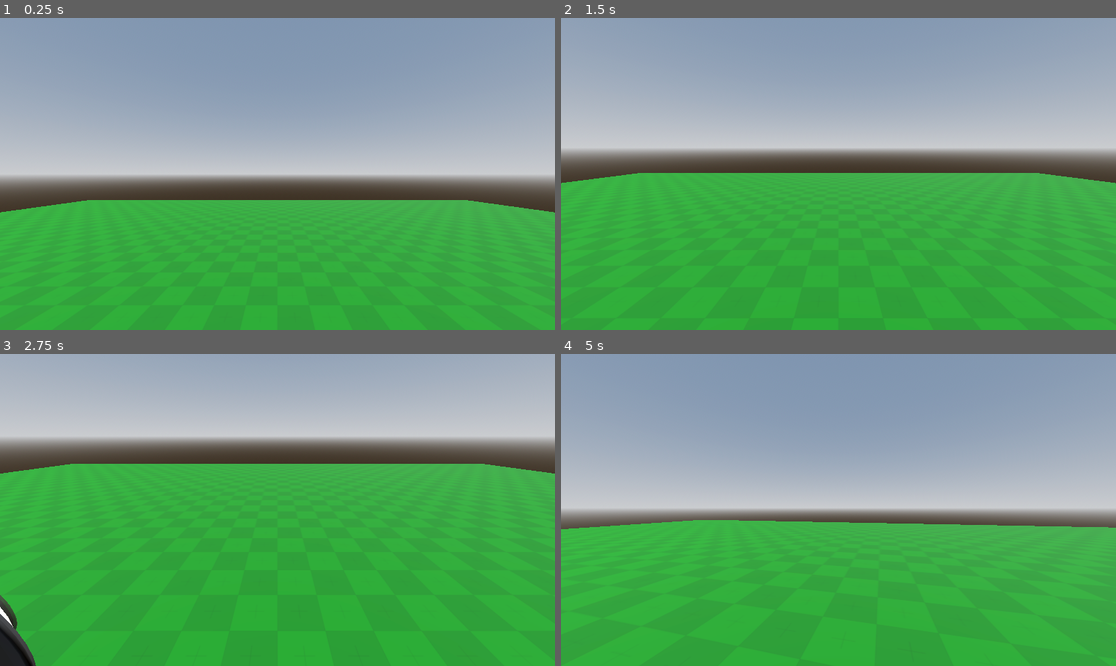
Above: before the commit, frames 1-4 (two rows, left to right).
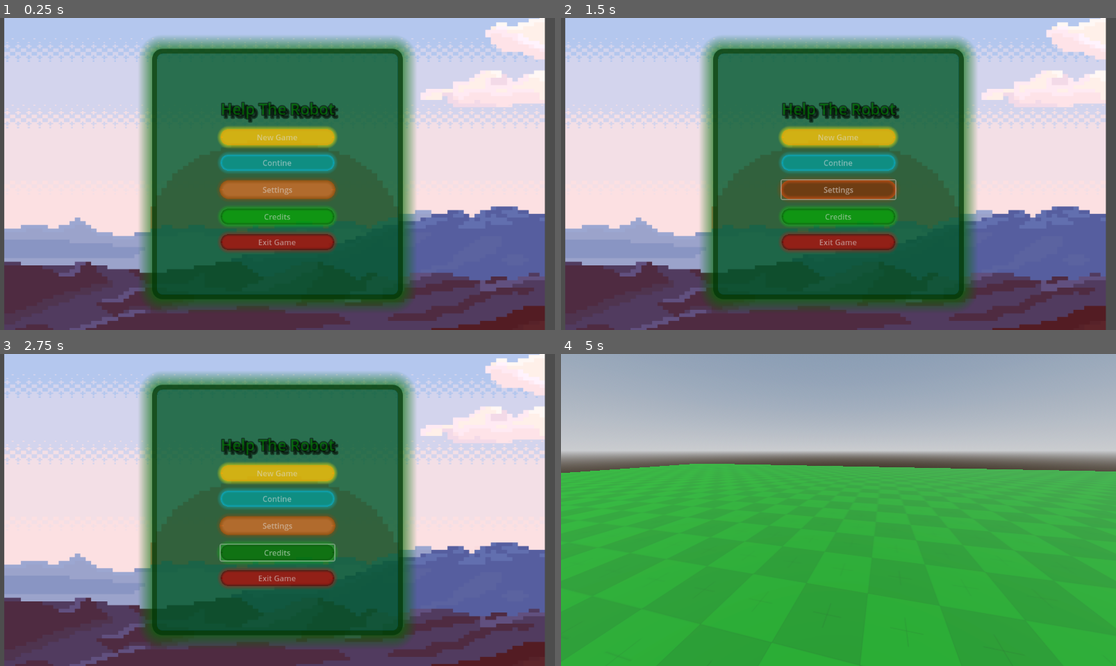
Above: after the commit, the same moments.

Repository: gamedeveloper1050/Help-The-Robot
Game: Godot game, scene res://scenes/main_menu.tscn
Two runs of this game, one before a commit and one after it. Both use one fixed random seed, a clock stepped at 60 frames per second and the inputs below. Before the commit the project starts from res://scenes/Prototype.tscn.
Inputs (mouse positions are in pixels of both pictures, inside the frame that each line leads up to):
- Up to frame 1 (0.25 s): no input
- Up to frame 2 (1.5 s): click (838, 161) at 0.5 s, where only the run after the commit has a clickable "Contine"; click (838, 189) at 1.25 s, where only the run after the commit has a clickable "Settings"
- Up to frame 3 (2.75 s): click (277, 553) at 2 s, where only the run after the commit has a clickable "Credits"
- Up to frame 4 (5 s): click (838, 472) at 2.75 s, where only the run after the commit has a clickable "New Game"; tap Enter at 3.5 s; move the mouse to (866, 510) at 3.52 s; hold W (move_up) from 3.53 s (still down); tap Ctrl (crouch) at 3.6 s; tap Space (jump) at 3.77, 4.52 s; move the mouse to (810, 510) at 4.27 s; tap Shift (sprint) at 4.35 s

The runs differ from the first frame. In frame 1, 99% of the frame differs, in the area x 0-100%, y 0-100%; in frame 2, 99%; in frame 3, 99%; in frame 4, 41%.

Commit message:
add basic main menu

Diff:
--- a/project.godot
+++ b/project.godot
@@ -11,7 +11,7 @@
 [application]
 
 config/name="Help The Robot"
-run/main_scene="uid://c31b2ysrb7fxa"
+run/main_scene="uid://cxs6bfagn8el0"
 config/features=PackedStringArray("4.5", "Forward Plus")
 config/icon="res://icon.svg"
 
--- /dev/null
+++ b/scenes/main_menu.tscn
@@ -0,0 +1,311 @@
+[gd_scene load_steps=17 format=3 uid="uid://cxs6bfagn8el0"]
+
+[ext_resource type="Script" uid="uid://dm14rsw0vaykr" path="res://scripts/main_menu.gd" id="1_l6cm7"]
+[ext_resource type="Texture2D" uid="uid://cortiirnb2sfr" path="res://assets/sprites/sky.png" id="2_ekxnf"]
+
+[sub_resource type="StyleBoxFlat" id="StyleBoxFlat_vue75"]
+bg_color = Color(0, 0.29411766, 0.2509804, 0.5137255)
+border_width_left = 10
+border_width_top = 10
+border_width_right = 10
+border_width_bottom = 10
+border_color = Color(0, 0.20784314, 0.02745098, 0.7176471)
+corner_radius_top_left = 20
+corner_radius_top_right = 20
+corner_radius_bottom_right = 20
+corner_radius_bottom_left = 20
+shadow_color = Color(3.2488256e-07, 0.42240003, 6.738305e-07, 0.6)
+shadow_size = 30
+
+[sub_resource type="LabelSettings" id="LabelSettings_vue75"]
+font_size = 32
+font_color = Color(0, 0.5803922, 0, 1)
+outline_size = 8
+outline_color = Color(0, 0, 0, 1)
+shadow_size = 10
+shadow_color = Color(0.012145069, 0.038793616, 0.0122731235, 1)
+shadow_offset = Vector2(6, 6)
+
+[sub_resource type="StyleBoxFlat" id="StyleBoxFlat_l6cm7"]
+bg_color = Color(1, 0.6901961, 0.023529412, 1)
+border_width_left = 5
+border_width_top = 5
+border_width_right = 5
+border_width_bottom = 5
+border_color = Color(1, 0.6156863, 0, 1)
+border_blend = true
+corner_radius_top_left = 20
+corner_radius_top_right = 20
+corner_radius_bottom_right = 20
+corner_radius_bottom_left = 20
+shadow_color = Color(1, 0.91764706, 0, 1)
+shadow_size = 8
+anti_aliasing_size = 0.01
+
+[sub_resource type="StyleBoxFlat" id="StyleBoxFlat_ekxnf"]
+bg_color = Color(0.47843137, 0.38039216, 0, 1)
+border_width_left = 5
+border_width_top = 5
+border_width_right = 5
+border_width_bottom = 5
+border_color = Color(0.32021937, 0.18353519, 1.2032687e-07, 1)
+border_blend = true
+corner_radius_top_left = 20
+corner_radius_top_right = 20
+corner_radius_bottom_right = 20
+corner_radius_bottom_left = 20
+shadow_color = Color(1, 0.91764706, 0, 0.6)
+shadow_size = 10
+anti_aliasing_size = 0.01
+
+[sub_resource type="StyleBoxFlat" id="StyleBoxFlat_bqqt6"]
+bg_color = Color(3.465414e-06, 0.57558703, 0.53331906, 1)
+border_width_left = 5
+border_width_top = 5
+border_width_right = 5
+border_width_bottom = 5
+border_color = Color(0, 0.7490196, 0.9411765, 1)
+border_blend = true
+corner_radius_top_left = 20
+corner_radius_top_right = 20
+corner_radius_bottom_right = 20
+corner_radius_bottom_left = 20
+shadow_color = Color(0, 0.85882354, 1, 0.6)
+shadow_size = 8
+anti_aliasing_size = 0.01
+
+[sub_resource type="StyleBoxFlat" id="StyleBoxFlat_wu84c"]
+bg_color = Color(0, 0.3372549, 0.53333336, 1)
+border_width_left = 5
+border_width_top = 5
+border_width_right = 5
+border_width_bottom = 5
+border_color = Color(4.813075e-08, 0.21409905, 0.27841237, 1)
+border_blend = true
+corner_radius_top_left = 20
+corner_radius_top_right = 20
+corner_radius_bottom_right = 20
+corner_radius_bottom_left = 20
+shadow_color = Color(0, 0.85882354, 1, 0.6)
+shadow_size = 10
+anti_aliasing_size = 0.01
+
+[sub_resource type="StyleBoxFlat" id="StyleBoxFlat_8ln24"]
+bg_color = Color(1, 0.49019608, 0.19215687, 1)
+border_width_left = 8
+border_width_top = 8
+border_width_right = 8
+border_width_bottom = 8
+border_color = Color(0.77713746, 0.32392287, 5.7756904e-07, 1)
+border_blend = true
+corner_radius_top_left = 20
+corner_radius_top_right = 20
+corner_radius_bottom_right = 20
+corner_radius_bottom_left = 20
+expand_margin_left = 2.0
+expand_margin_right = 2.0
+shadow_color = Color(0.6974949, 0.26069382, 0, 0.6)
+shadow_size = 8
+anti_aliasing_size = 0.01
+
+[sub_resource type="StyleBoxFlat" id="StyleBoxFlat_rtw2f"]
+bg_color = Color(0.5019608, 0.14509805, 0, 1)
+border_width_left = 8
+border_width_top = 8
+border_width_right = 8
+border_width_bottom = 8
+border_color = Color(1, 0.25882354, 0, 1)
+border_blend = true
+corner_radius_top_left = 20
+corner_radius_top_right = 20
+corner_radius_bottom_right = 20
+corner_radius_bottom_left = 20
+expand_margin_left = 2.0
+expand_margin_right = 2.0
+shadow_color = Color(0.6974949, 0.26069382, 0, 0.6)
+shadow_size = 10
+anti_aliasing_size = 0.01
+
+[sub_resource type="StyleBoxFlat" id="StyleBoxFlat_oa1go"]
+bg_color = Color(0, 0.5921569, 0, 1)
+border_width_left = 5
+border_width_top = 5
+border_width_right = 5
+border_width_bottom = 5
+border_color = Color(0, 0.25882354, 0, 1)
+border_blend = true
+corner_radius_top_left = 20
+corner_radius_top_right = 20
+corner_radius_bottom_right = 20
+corner_radius_bottom_left = 20
+shadow_color = Color(0, 1, 0, 0.6)
+shadow_size = 8
+anti_aliasing_size = 0.01
+
+[sub_resource type="StyleBoxFlat" id="StyleBoxFlat_tbmy8"]
+bg_color = Color(0, 0.33333334, 0, 1)
+border_width_left = 5
+border_width_top = 5
+border_width_right = 5
+border_width_bottom = 5
+border_color = Color(0, 0.19215687, 0, 1)
+border_blend = true
+corner_radius_top_left = 20
+corner_radius_top_right = 20
+corner_radius_bottom_right = 20
+corner_radius_bottom_left = 20
+shadow_color = Color(0, 1, 0, 0.6)
+shadow_size = 10
+anti_aliasing_size = 0.01
+
+[sub_resource type="StyleBoxFlat" id="StyleBoxFlat_jk1qb"]
+bg_color = Color(0, 0.33333334, 0, 1)
+border_width_left = 5
+border_width_top = 5
+border_width_right = 5
+border_width_bottom = 5
+border_color = Color(0, 0.19215687, 0, 1)
+border_blend = true
+corner_radius_top_left = 20
+corner_radius_top_right = 20
+corner_radius_bottom_right = 20
+corner_radius_bottom_left = 20
+shadow_color = Color(0, 1, 0, 0.6)
+shadow_size = 10
+anti_aliasing_size = 0.01
+
+[sub_resource type="StyleBoxFlat" id="StyleBoxFlat_5dd4i"]
+bg_color = Color(0.7294118, 0, 0, 1)
+border_width_left = 5
+border_width_top = 5
+border_width_right = 5
+border_width_bottom = 5
+border_color = Color(0.21568628, 0, 0, 1)
+border_blend = true
+corner_radius_top_left = 20
+corner_radius_top_right = 20
+corner_radius_bottom_right = 20
+corner_radius_bottom_left = 20
+shadow_color = Color(1, 0, 0, 0.6)
+shadow_size = 8
+anti_aliasing_size = 0.01
+
+[sub_resource type="StyleBoxFlat" id="StyleBoxFlat_lgwnu"]
+bg_color = Color(0.38464698, 5.8358535e-07, 1.6845763e-07, 1)
+border_width_left = 5
+border_width_top = 5
+border_width_right = 5
+border_width_bottom = 5
+border_color = Color(0.20181596, 7.069204e-08, 5.4147094e-08, 1)
+border_blend = true
+corner_radius_top_left = 20
+corner_radius_top_right = 20
+corner_radius_bottom_right = 20
+corner_radius_bottom_left = 20
+shadow_color = Color(1, 0, 0, 0.6)
+shadow_size = 10
+anti_aliasing_size = 0.01
+
+[sub_resource type="StyleBoxFlat" id="StyleBoxFlat_flqon"]
+bg_color = Color(0.38464698, 5.8358535e-07, 1.6845763e-07, 1)
+border_width_left = 5
+border_width_top = 5
+border_width_right = 5
+border_width_bottom = 5
+border_color = Color(0.20181596, 7.069204e-08, 5.4147094e-08, 1)
+border_blend = true
+corner_radius_top_left = 20
+corner_radius_top_right = 20
+corner_radius_bottom_right = 20
+corner_radius_bottom_left = 20
+shadow_color = Color(1, 0, 0, 0.6)
+shadow_size = 10
+anti_aliasing_size = 0.01
+
+[node name="Main Menu" type="Control"]
+layout_mode = 3
+anchors_preset = 15
+anchor_right = 1.0
+anchor_bottom = 1.0
+grow_horizontal = 2
+grow_vertical = 2
+script = ExtResource("1_l6cm7")
+
+[node name="Sky" type="Sprite2D" parent="."]
+position = Vector2(570.25, 342)
+scale = Vector2(1.1226226, 0.76581264)
+texture = ExtResource("2_ekxnf")
+
+[node name="PanelContainer" type="PanelContainer" parent="."]
+layout_mode = 1
+anchors_preset = 8
+anchor_left = 0.5
+anchor_top = 0.5
+anchor_right = 0.5
+anchor_bottom = 0.5
+offset_left = -250.0
+offset_top = -250.0
+offset_right = 250.0
+offset_bottom = 250.0
+grow_horizontal = 2
+grow_vertical = 2
+theme_override_styles/panel = SubResource("StyleBoxFlat_vue75")
+
+[node name="MarginContainer" type="MarginContainer" parent="PanelContainer"]
+custom_minimum_size = Vector2(500, 500)
+layout_mode = 2
+tooltip_text = "hi"
+
+[node name="VBoxContainer" type="VBoxContainer" parent="PanelContainer/MarginContainer"]
+modulate = Color(1, 1, 1, 0.5294118)
+layout_mode = 2
+size_flags_horizontal = 4
+size_flags_vertical = 4
+theme_override_constants/separation = 20
+
+[node name="Game Title" type="Label" parent="PanelContainer/MarginContainer/VBoxContainer"]
+layout_mode = 2
+text = "Help The Robot"
+label_settings = SubResource("LabelSettings_vue75")
+horizontal_alignment = 1
+
+[node name="New Game" type="Button" parent="PanelContainer/MarginContainer/VBoxContainer"]
+layout_mode = 2
+theme_override_styles/normal = SubResource("StyleBoxFlat_l6cm7")
+theme_override_styles/pressed = SubResource("StyleBoxFlat_ekxnf")
+theme_override_styles/hover = SubResource("StyleBoxFlat_ekxnf")
+text = "New Game"
+
+[node name="Contine" type="Button" parent="PanelContainer/MarginContainer/VBoxContainer"]
+layout_mode = 2
+theme_override_styles/normal = SubResource("StyleBoxFlat_bqqt6")
+theme_override_styles/pressed = SubResource("StyleBoxFlat_wu84c")
+theme_override_styles/hover = SubResource("StyleBoxFlat_wu84c")
+text = "Contine"
+
+[node name="Settings" type="Button" parent="PanelContainer/MarginContainer/VBoxContainer"]
+layout_mode = 2
+theme_override_styles/normal = SubResource("StyleBoxFlat_8ln24")
+theme_override_styles/pressed = SubResource("StyleBoxFlat_rtw2f")
+theme_override_styles/hover = SubResource("StyleBoxFlat_rtw2f")
+text = "Settings"
+
+[node name="Credits" type="Button" parent="PanelContainer/MarginContainer/VBoxContainer"]
+layout_mode = 2
+theme_override_styles/normal = SubResource("StyleBoxFlat_oa1go")
+theme_override_styles/pressed = SubResource("StyleBoxFlat_tbmy8")
+theme_override_styles/hover = SubResource("StyleBoxFlat_jk1qb")
+text = "Credits"
+
+[node name="Exit Game" type="Button" parent="PanelContainer/MarginContainer/VBoxContainer"]
+layout_mode = 2
+theme_override_styles/normal = SubResource("StyleBoxFlat_5dd4i")
+theme_override_styles/pressed = SubResource("StyleBoxFlat_lgwnu")
+theme_override_styles/hover = SubResource("StyleBoxFlat_flqon")
+text = "Exit Game"
+
+[connection signal="pressed" from="PanelContainer/MarginContainer/VBoxContainer/New Game" to="." method="_on_new_game_pressed"]
+[connection signal="pressed" from="PanelContainer/MarginContainer/VBoxContainer/Contine" to="." method="_on_contine_pressed"]
+[connection signal="pressed" from="PanelContainer/MarginContainer/VBoxContainer/Settings" to="." method="_on_settings_pressed"]
+[connection signal="pressed" from="PanelContainer/MarginContainer/VBoxContainer/Credits" to="." method="_on_credits_pressed"]
+[connection signal="pressed" from="PanelContainer/MarginContainer/VBoxContainer/Exit Game" to="." method="_on_exit_game_pressed"]
--- a/scripts/Global.gd
+++ b/scripts/Global.gd
@@ -1 +1,3 @@
 extends Node
+
+var want_to_contine: bool = false
--- /dev/null
+++ b/scripts/main_menu.gd
@@ -0,0 +1,22 @@
+extends Control
+
+
+func _on_new_game_pressed() -> void:
+	get_tree().change_scene_to_file("res://scenes/Prototype.tscn")
+
+
+func _on_contine_pressed() -> void:
+	Global.want_to_contine = true
+	push_error("We Are So Sorry But Saving And Loading System Will Be Added Soon")
+
+
+func _on_settings_pressed() -> void:
+	push_error("We Are So Sorry But Settings Will Be Added Soon")
+
+
+func _on_credits_pressed() -> void:
+	push_error("We Are So Sorry But Cridits Will Be Added Soon")
+
+
+func _on_exit_game_pressed() -> void:
+	get_tree().quit()
Binary file added: assets/sprites/sky.png
Not shown, added: assets/sprites/sky.png.import
Not shown, added: scripts/main_menu.gd.uid
